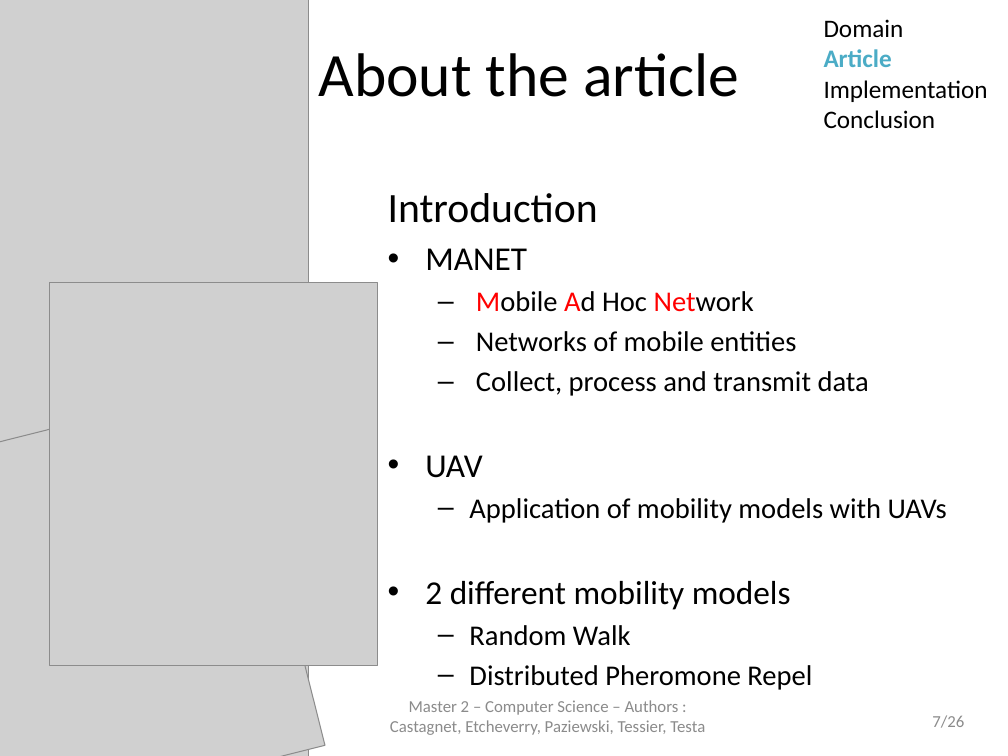
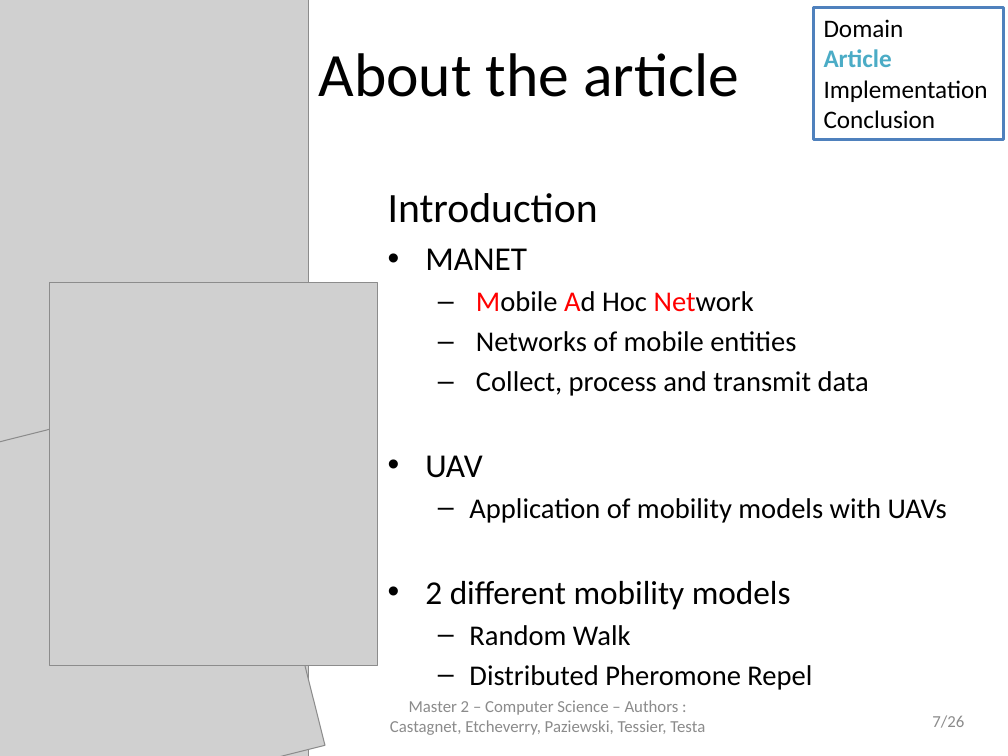
Before and after one commit to jetcheve/M2_PER_MMUAVGRA, a slide deck: slide 7 of ressources/presentation/PresentationPER_Desbarats_V3.pptx. Drawn at 1008x756 pixels with LibreOffice and Linux fonts; fonts in the diff are those of the drawing; grey boxes stand for pictures; background and template pictures are left out. Boxes give left, top, right and bottom in pixels: in the first picture for what was removed or moved away, otherwise in the second. Text is boxed around its words. In the diff, an @@ line names an element or a change of style, - is before the commit and + after.

Commit message:
correction powerpoint

```diff
--- a/ressources/presentation/PresentationPER_Desbarats_V3.pptx
+++ b/ressources/presentation/PresentationPER_Desbarats_V3.pptx
@@ rectangle "Domain": place and size @@
-rectangle "Domain" at (824,19,988,129)
+rectangle "Domain" at (813,7,1003,139)
@@ rectangle "Domain" at (813,7,1003,139): outline none to #4F81BD 2 pt @@
```
Also in this commit, not shown: 1 other file.
